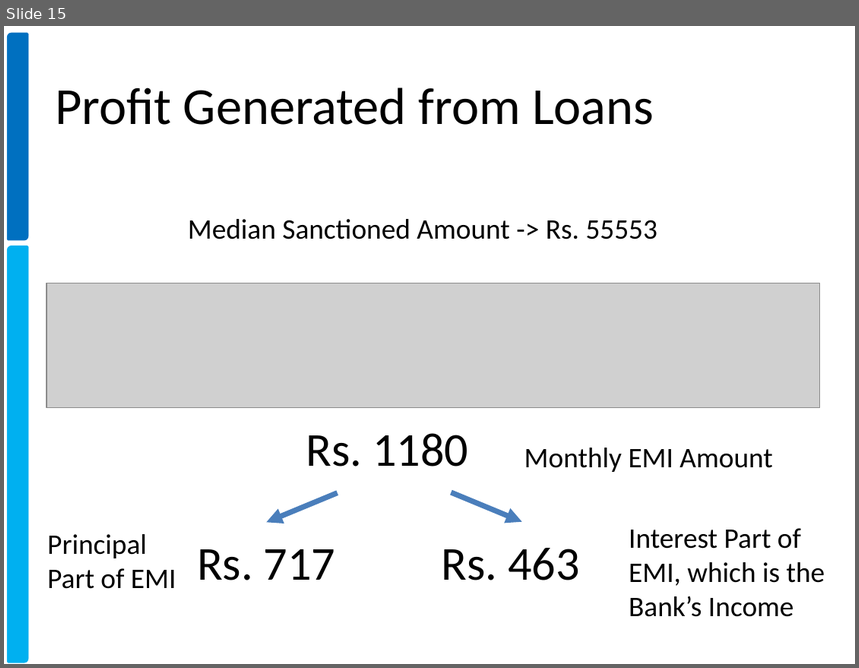
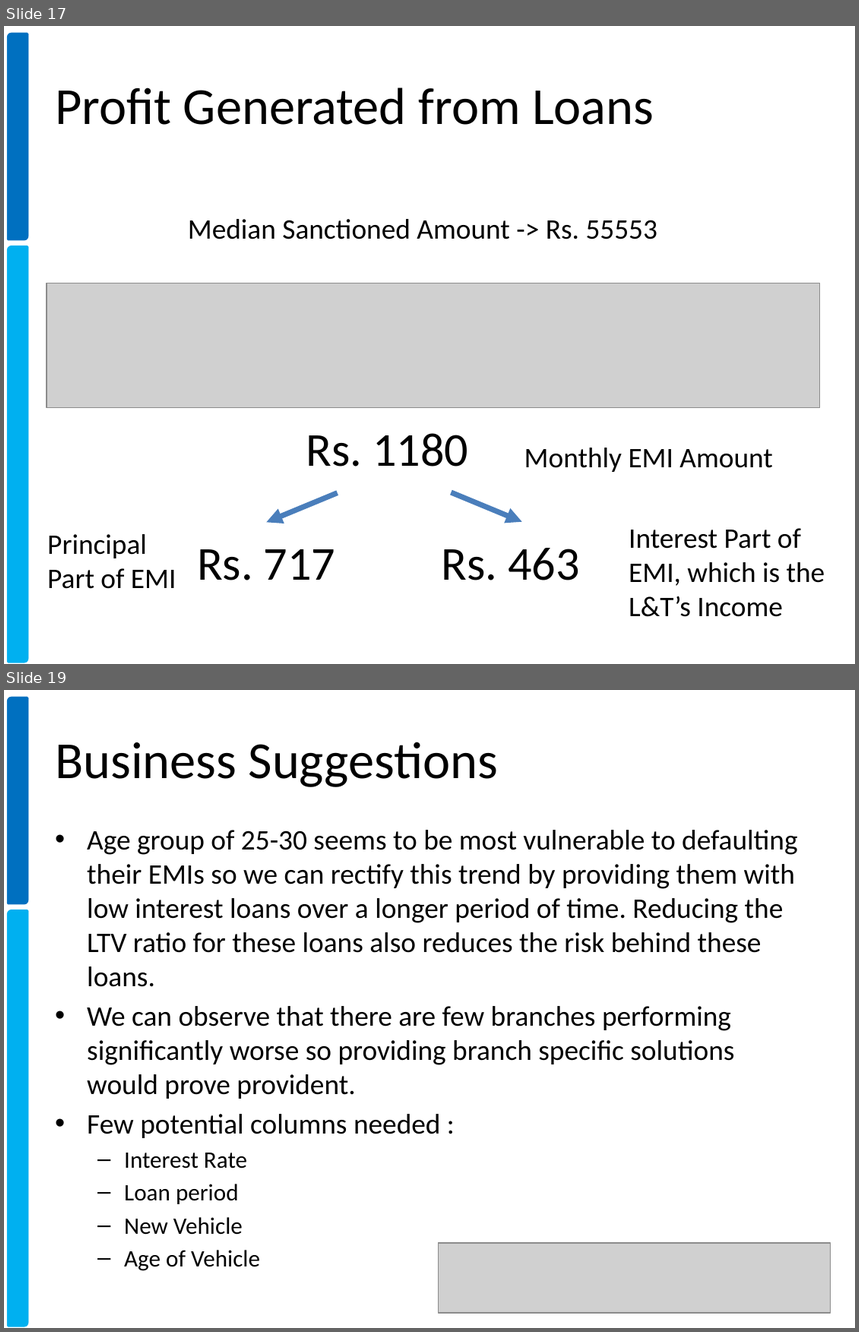
Before and after one commit to xavierigneous/Vehicle-Loan-Default-Prediction, a slide deck: Pravin Kumar/Vehicle Loan Default Prediction.pptx. Shown one above the other, each under a label of ours: slide 15 before the commit, slides 17 and 19 after it; the slides between them are not shown. The pictures are 859x668 and 859x1332 pixels, drawn with LibreOffice and Linux fonts; fonts in the diff are those of the drawing; grey boxes stand for pictures; background and template pictures are left out. Boxes give left, top, right and bottom in pixels: in the first picture for what was removed or moved away, otherwise in the second. Text is boxed around its words. In the diff, an @@ line names an element or a change of style, - is before the commit and + after.

```diff
--- a/Pravin Kumar/Vehicle Loan Default Prediction.pptx
+++ b/Pravin Kumar/Vehicle Loan Default Prediction.pptx
@@ slide 19 added at (4, 690, 855, 1328), background #FFFFFF; not listed: 2 template elements that a slide beside it also shows @@
@@ title added at (55, 742, 499, 787), 44 pt, text #000000 @@
+Business Suggestions
@@ text added at (87, 830, 797, 1271), 24 pt, text #000000 @@
+• Age group of 25-30 seems to be most vulnerable to defaulting their EMIs so we can rectify this trend by providing them with low interest loans over a longer period of time. Reducing the LTV ratio for these loans also reduces the risk behind these loans.
+• We can observe that there are few branches performing significantly worse so providing branch specific solutions would prove provident.
+• Few potential columns needed :
+  – Interest Rate
+  – Loan period
+  – New Vehicle
+  – Age of Vehicle
@@ picture added at (438, 1243, 831, 1313) @@
@@ what was slide 15 is now slide 17 @@
@@ slide 17 changed as well @@
@@ text at (629, 528, 826, 617): text changed @@
-Interest Part of EMI, which is the Bank’s Income
+Interest Part of EMI, which is the L&T’s Income
```
Also in this commit, not shown: 15 other slides changed, 3 other slides added, 1 slide removed, 4 other files.
